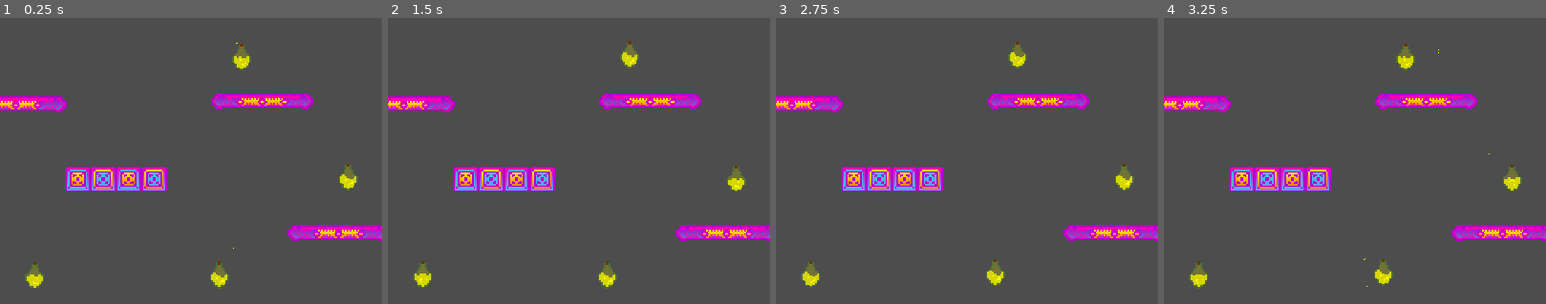
Above: before the commit, frames 1-4 (left to right).
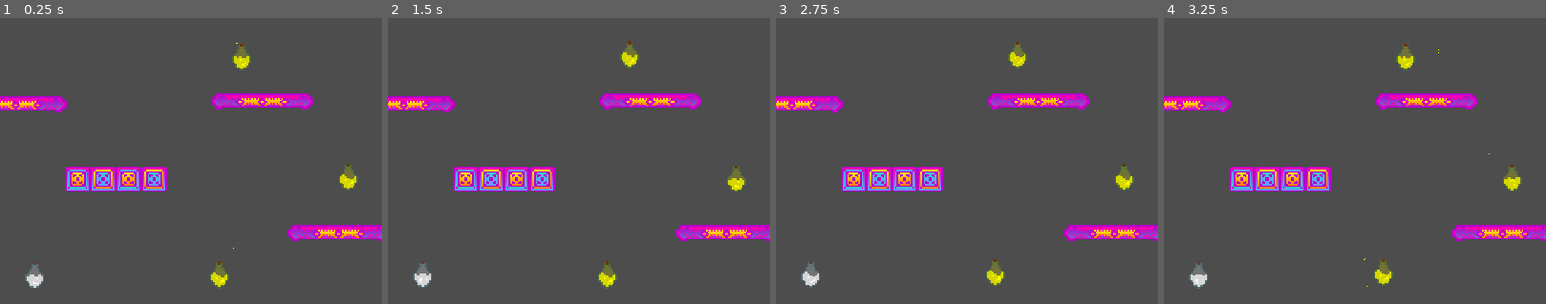
Above: after the commit, the same moments.

Repository: delleloper/drunkenmages
Game: Godot game, scene res://Scenes/Level/Level.tscn
Same seed, same stepped clock (60 frames per second), same inputs: the game is played once before the commit and once after it.
Inputs:
- Up to frame 1 (0.25 s): no input
- Up to frame 2 (1.5 s): hold R 0.53-1.28 s; tap Enter at 1.25 s; tap R at 1.35 s
- Up to frame 3 (2.75 s): hold R from 2.03 s (still down)
- Up to frame 4 (3.25 s): tap Space at 2.75 s; release R at 2.78 s; tap R at 2.85 s
The pictures show only the part of the screen within x 32-82%, y 45-95%; the shares and areas given below are measured in that part.

The runs differ from the first frame. In frame 1, 0.3% of the frame differs, in the area x 6-12%, y 85-95%; in frame 2, 0.3%; in frame 3, 0.3%; in frame 4, 0.3%.

Commit message:
splasher working

Diff:
--- a/Scenes/Level/Level.tscn
+++ b/Scenes/Level/Level.tscn
@@ -129,6 +129,7 @@
 
 [node name="PotionPickup" parent="." instance=ExtResource("6_8y87c")]
 position = Vector2(176, 325)
+potionClass = 3
 
 [node name="PotionPickup2" parent="." instance=ExtResource("6_8y87c")]
 position = Vector2(373, 264)
--- a/Scenes/potions/puddle.gd
+++ b/Scenes/potions/puddle.gd
@@ -10,8 +10,6 @@
 	if body is Player:
 		playerEnter(body)
 
-
-
 func _on_puddle_area_entered(area):
 	if area is Puddle:
 		queue_free()
--- a/Scenes/potions/puddle.tscn
+++ b/Scenes/potions/puddle.tscn
@@ -165,7 +165,7 @@
 one_way_collision = true
 
 [node name="Timer" type="Timer" parent="."]
-wait_time = 3.0
+wait_time = 5.0
 autostart = true
 
 [connection signal="area_entered" from="Puddle" to="." method="_on_puddle_area_entered"]
--- a/Scenes/potions/splasher.tscn
+++ b/Scenes/potions/splasher.tscn
@@ -5,9 +5,6 @@
 
 [node name="splasher" instance=ExtResource("1_bq7yk")]
 script = ExtResource("2_8f74i")
-amount = 3
-speed = 9000.0
-spread = 1500.0
 
 [node name="Sprite2D" parent="." index="2"]
 modulate = Color(0.105882, 0.701961, 0.796078, 1)
--- a/Scenes/potions/splasher_drop.gd
+++ b/Scenes/potions/splasher_drop.gd
@@ -5,5 +5,12 @@
 func explode():
 	var puddle = PUDDLE.instantiate()
 	puddle.global_position = global_position
-	get_tree().current_scene.call_deferred("add_child",PUDDLE)
+	get_tree().current_scene.call_deferred("add_child",puddle)
 	queue_free()
+
+func _on_body_entered(body):
+	if body is Puddle:
+		queue_free()
+	if !body is Potion:
+		explode()
+		return
--- a/Scenes/potions/splasher_puddle.tscn
+++ b/Scenes/potions/splasher_puddle.tscn
@@ -1,8 +1,148 @@
-[gd_scene load_steps=2 format=3 uid="uid://ddhrxg8e2ylk3"]
+[gd_scene load_steps=7 format=3 uid="uid://ddhrxg8e2ylk3"]
 
 [ext_resource type="PackedScene" uid="uid://spamqw5vr6tu" path="res://Scenes/potions/puddle.tscn" id="1_pqkcg"]
+[ext_resource type="Texture2D" uid="uid://tmnee1hlalmn" path="res://Assets/puddle/OilSpawn.png" id="2_2h1g5"]
+
+[sub_resource type="Animation" id="Animation_042l4"]
+resource_name = "show"
+length = 0.5
+tracks/0/type = "value"
+tracks/0/imported = false
+tracks/0/enabled = true
+tracks/0/path = NodePath("../Icon:texture")
+tracks/0/interp = 1
+tracks/0/loop_wrap = true
+tracks/0/keys = {
+"times": PackedFloat32Array(0),
+"transitions": PackedFloat32Array(1),
+"update": 1,
+"values": [ExtResource("2_2h1g5")]
+}
+tracks/1/type = "value"
+tracks/1/imported = false
+tracks/1/enabled = true
+tracks/1/path = NodePath("../Icon:frame")
+tracks/1/interp = 1
+tracks/1/loop_wrap = true
+tracks/1/keys = {
+"times": PackedFloat32Array(0, 0.1, 0.2, 0.3, 0.4, 0.5),
+"transitions": PackedFloat32Array(1, 1, 1, 1, 1, 1),
+"update": 1,
+"values": [0, 1, 2, 3, 4, 5]
+}
+
+[sub_resource type="Animation" id="Animation_68tcr"]
+length = 0.001
+tracks/0/type = "value"
+tracks/0/imported = false
+tracks/0/enabled = true
+tracks/0/path = NodePath("../Icon:texture")
+tracks/0/interp = 1
+tracks/0/loop_wrap = true
+tracks/0/keys = {
+"times": PackedFloat32Array(0),
+"transitions": PackedFloat32Array(1),
+"update": 1,
+"values": [ExtResource("2_2h1g5")]
+}
+tracks/1/type = "value"
+tracks/1/imported = false
+tracks/1/enabled = true
+tracks/1/path = NodePath("../Icon:frame")
+tracks/1/interp = 1
+tracks/1/loop_wrap = true
+tracks/1/keys = {
+"times": PackedFloat32Array(0),
+"transitions": PackedFloat32Array(1),
+"update": 1,
+"values": [0]
+}
+tracks/2/type = "value"
+tracks/2/imported = false
+tracks/2/enabled = true
+tracks/2/path = NodePath("../Icon:modulate")
+tracks/2/interp = 1
+tracks/2/loop_wrap = true
+tracks/2/keys = {
+"times": PackedFloat32Array(0),
+"transitions": PackedFloat32Array(1),
+"update": 0,
+"values": [Color(1, 1, 1, 1)]
+}
+
+[sub_resource type="Animation" id="Animation_lbsok"]
+resource_name = "dissapear"
+length = 0.5
+tracks/0/type = "value"
+tracks/0/imported = false
+tracks/0/enabled = true
+tracks/0/path = NodePath("../Icon:texture")
+tracks/0/interp = 1
+tracks/0/loop_wrap = true
+tracks/0/keys = {
+"times": PackedFloat32Array(0),
+"transitions": PackedFloat32Array(1),
+"update": 1,
+"values": [ExtResource("2_2h1g5")]
+}
+tracks/1/type = "value"
+tracks/1/imported = false
+tracks/1/enabled = true
+tracks/1/path = NodePath("../Icon:frame")
+tracks/1/interp = 1
+tracks/1/loop_wrap = true
+tracks/1/keys = {
+"times": PackedFloat32Array(0),
+"transitions": PackedFloat32Array(1),
+"update": 1,
+"values": [5]
+}
+tracks/2/type = "value"
+tracks/2/imported = false
+tracks/2/enabled = true
+tracks/2/path = NodePath("../Icon:modulate")
+tracks/2/interp = 1
+tracks/2/loop_wrap = true
+tracks/2/keys = {
+"times": PackedFloat32Array(0.2, 0.5),
+"transitions": PackedFloat32Array(1, 1),
+"update": 0,
+"values": [Color(1, 1, 1, 1), Color(1, 1, 1, 0)]
+}
+tracks/3/type = "method"
+tracks/3/imported = false
+tracks/3/enabled = true
+tracks/3/path = NodePath("..")
+tracks/3/interp = 1
+tracks/3/loop_wrap = true
+tracks/3/keys = {
+"times": PackedFloat32Array(0.5),
+"transitions": PackedFloat32Array(1),
+"values": [{
+"args": [],
+"method": &"queue_free"
+}]
+}
+
+[sub_resource type="AnimationLibrary" id="AnimationLibrary_tv8rx"]
+_data = {
+"RESET": SubResource("Animation_68tcr"),
+"dissapear": SubResource("Animation_lbsok"),
+"show": SubResource("Animation_042l4")
+}
 
 [node name="Puddle" instance=ExtResource("1_pqkcg")]
 
-[node name="CollisionShape2D" parent="." index="1"]
+[node name="CollisionShape2D" parent="." index="0"]
 debug_color = Color(0, 0.6, 0.701961, 0.419608)
+
+[node name="Icon" parent="." index="1"]
+texture = ExtResource("2_2h1g5")
+
+[node name="AnimationPlayer" parent="." index="2"]
+libraries = {
+"": SubResource("AnimationLibrary_tv8rx")
+}
+
+[node name="CollisionShape2D2" parent="Puddle" index="0"]
+disabled = true
--- a/scripts/potions/splasher.gd
+++ b/scripts/potions/splasher.gd
@@ -1,19 +1,9 @@
 extends Potion
 
-const SPLASHER_DROP = preload("res://Scenes/potions/splasher_drop.tscn")
-
-@export var amount : int = 3
-@export var speed : float = 5500
-@export var spread : float = 1500
+const PUDDLE = preload("res://Scenes/potions/splasher_puddle.tscn")
 
 func explode():
-	for each in amount:
-		spawn_drop()
+	var puddle = PUDDLE.instantiate()
+	puddle.global_position = global_position
+	get_tree().current_scene.call_deferred("add_child",puddle)
 	queue_free()
-
-func spawn_drop():
-	var drop = SPLASHER_DROP.instantiate() as RigidBody2D
-	drop.global_position = global_position
-	addToscene(drop)
-	#var dropVelocity = Vector2(randf_range(-spread, spread) * randf() , -1 * speed)
-	#drop.apply_central_impulse(dropVelocity)
